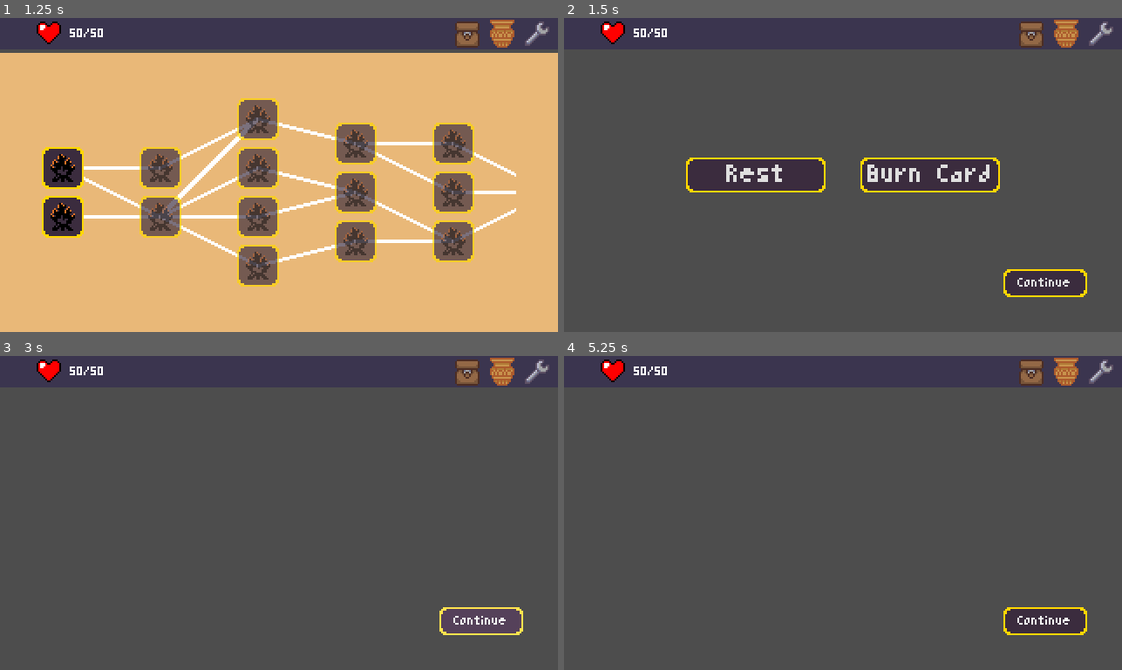
Above: before the commit, frames 1-4 (two rows, left to right).
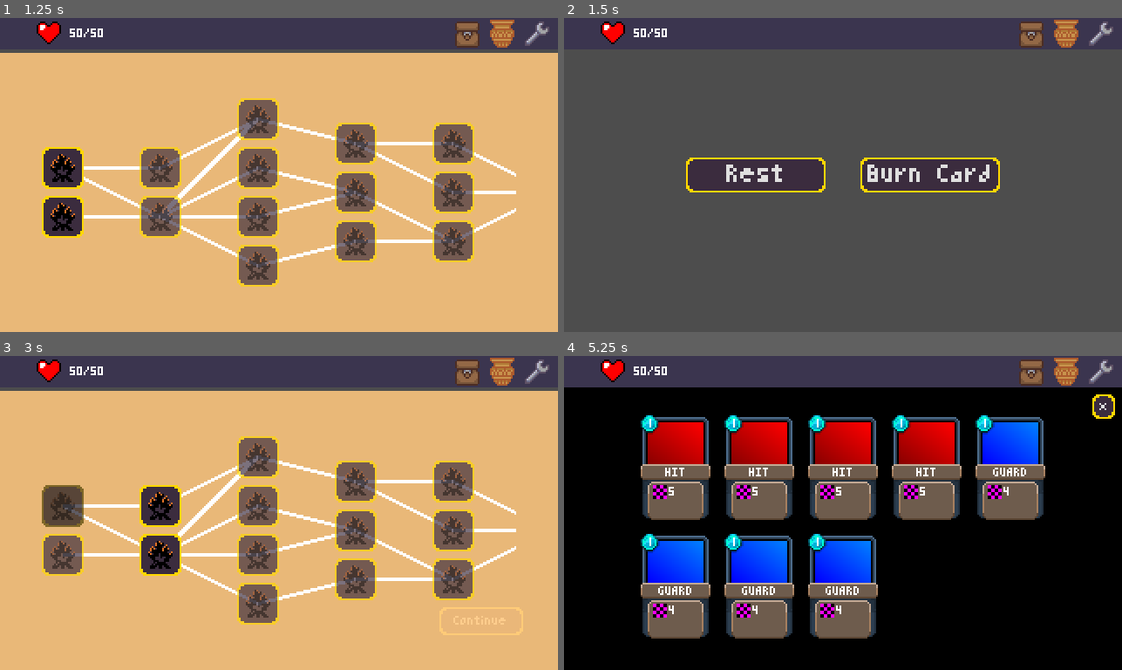
Above: after the commit, the same moments.

Repository: Morph1s/Psychopompos
Game: Godot game, scene res://scenes/main.tscn
Two runs of this game, one before a commit and one after it. Both use one fixed random seed, a clock stepped at 60 frames per second and the inputs below.
Inputs (mouse positions are in pixels of both pictures, inside the frame that each line leads up to):
- Up to frame 1 (1.25 s): click "START RUN" at 0.5 s
- Up to frame 2 (1.5 s): click (625, 168) at 1.27 s
- Up to frame 3 (3 s): click "Rest" at 2 s; click "Continue" at 2.75 s
- Up to frame 4 (5.25 s): click "Continue" at 3.5 s; click (725, 506) at 4.27 s; click (932, 513) at 5 s, where only the run after the commit has a clickable "Burn Card"

Frame 1 is identical in both runs. In frame 2, 1.3% of the frame differs, in the area x 78-94%, y 80-89%; in frame 3, 88%; in frame 4, 90%, in the area x 0-100%, y 10-100%.

Commit message:
feat: healing and card removal
implemented functions to remove a card or heal for 30% of your max hp at a campfire

closes #162

Diff:
--- a/scenes/encounters/campfire.tscn
+++ b/scenes/encounters/campfire.tscn
@@ -1,24 +1,14 @@
-[gd_scene load_steps=6 format=3 uid="uid://c8h54lt7wdl6v"]
+[gd_scene load_steps=3 format=3 uid="uid://c8h54lt7wdl6v"]
 
 [ext_resource type="Script" uid="uid://bmpbtmwdke0ot" path="res://scripts/encounters/campfire.gd" id="1_dr3fi"]
 [ext_resource type="Theme" uid="uid://gu54ssij03su" path="res://resources/theme/main_theme.tres" id="1_j6ic1"]
-[ext_resource type="PackedScene" uid="uid://dotipftxbq4ps" path="res://scenes/ui/deck_view.tscn" id="3_qin1o"]
-
-[sub_resource type="Gradient" id="Gradient_md4li"]
-
-[sub_resource type="GradientTexture1D" id="GradientTexture1D_w2xb7"]
-gradient = SubResource("Gradient_md4li")
 
 [node name="Campfire" type="Node2D"]
 script = ExtResource("1_dr3fi")
 
 [node name="TextureRect" type="TextureRect" parent="."]
-anchors_preset = 15
-anchor_right = 1.0
-anchor_bottom = 1.0
-grow_horizontal = 2
-grow_vertical = 2
-texture = SubResource("GradientTexture1D_w2xb7")
+offset_right = 320.0
+offset_bottom = 180.0
 
 [node name="ButtonHBoxContainer" type="HBoxContainer" parent="."]
 custom_minimum_size = Vector2(0, 40)
@@ -38,15 +28,13 @@
 theme_override_constants/separation = 20
 
 [node name="ContinueButton" type="Button" parent="."]
+visible = false
 offset_left = 252.0
 offset_top = 144.0
 offset_right = 300.0
 offset_bottom = 160.0
 theme = ExtResource("1_j6ic1")
 text = "Continue"
-
-[node name="DeckView" parent="." instance=ExtResource("3_qin1o")]
-visible = false
 
 [node name="HealButton" type="Button" parent="."]
 custom_minimum_size = Vector2(80, 0)
--- a/scripts/encounters/campfire.gd
+++ b/scripts/encounters/campfire.gd
@@ -1,26 +1,31 @@
 class_name Campfire
 extends Node2D
 
-@onready var heal: Button = $HealButton
+@onready var heal_button: Button = $HealButton
 @onready var remove_card: Button = $RemoveCardButton
 @onready var continue_button: Button = $ContinueButton
-@onready var deck_view = $DeckView
-
 
 func _on_continue_button_pressed() -> void:
-	pass # Replace with function body.
+	EventBusHandler.campfire_finished.emit()
 
 func _on_heal_button_pressed() -> void:
-	_finish_campfire()
+	heal()
 
 func _on_remove_card_button_pressed() -> void:
 	open_remove_card_view()
 
 func open_remove_card_view():
-	deck_view.show()
-	deck_view.load_cards(DeckHandler.current_deck)
+	EventBusHandler.show_deck_view.emit(DeckHandler.current_deck, Callable(self, "remove_card_from_deck"))
+
+func remove_card_from_deck(card: CardType):
+	DeckHandler.remove_card_from_deck(card)
+	_finish_campfire()
+
+func heal():
+	RunData.player_stats.current_hitpoints += RunData.player_stats.maximum_hitpoints * 0.3
+	_finish_campfire()
 
 func _finish_campfire():
-	heal.hide()
+	heal_button.hide()
 	remove_card.hide()
 	continue_button.show()
--- a/scripts/global/event_bus_handler.gd
+++ b/scripts/global/event_bus_handler.gd
@@ -5,13 +5,14 @@
 
 signal battle_started
 signal battle_ended
+signal campfire_finished
 signal end_turn_button_pressed
 signal player_played_attack
 signal set_player_control(value: bool)
 signal open_settings
 signal show_tooltips(data: Array[TooltipData])
 signal hide_tooltips
-signal show_deck_view(deck: Array[CardType])
+signal show_deck_view(deck: Array[CardType], on_card_selected_action: Callable)
 signal show_map
 signal back_to_battle
 
--- a/scripts/ui/deck_view.gd
+++ b/scripts/ui/deck_view.gd
@@ -1,3 +1,4 @@
+class_name DeckView
 extends Control
 
 signal close_deck_view
@@ -7,9 +8,13 @@
 @onready var card_container = $ScrollContainerMargin/CardScrollContainer/CardContainer
 @onready var tooltip = $UIMargin/Tooltip
 
-func load_cards(card_pile: Array[CardType]) -> void:
+var card_selected_action: Callable
+
+func load_cards(card_pile: Array[CardType], on_card_selected_action: Callable) -> void:
 	if not is_node_ready():
 		await ready
+
+	card_selected_action = on_card_selected_action
 
 	for card in card_container.get_children():
 		card.queue_free()
@@ -19,6 +24,7 @@
 		card_visualization.initialize(card)
 		card_visualization.show_tooltip.connect(_on_card_show_toopltip)
 		card_visualization.hide_tooltip.connect(_on_card_hide_toopltip)
+		card_visualization.card_selected.connect(_on_card_selected)
 		card_container.add_child(card_visualization)
 
 func _on_exit_pressed() -> void:
@@ -30,3 +36,7 @@
 
 func _on_card_hide_toopltip() -> void:
 	tooltip.hide()
+
+func _on_card_selected(card: CardType) -> void:
+	card_selected_action.call(card)
+	close_deck_view.emit()
--- a/scripts/ui/game_over_screen.gd
+++ b/scripts/ui/game_over_screen.gd
@@ -3,7 +3,5 @@
 
 signal back_to_main_menu_pressed
 
-
-
 func _on_button_pressed() -> void:
 	back_to_main_menu_pressed.emit()
--- a/scripts/ui/ui_layer.gd
+++ b/scripts/ui/ui_layer.gd
@@ -2,7 +2,7 @@
 
 @onready var map: Map = $Map
 @onready var run_ui = $RunUI
-@onready var deck_view = $DeckView
+@onready var deck_view: DeckView = $DeckView
 
 var battle_ui_reference: BattleUI
 
@@ -14,6 +14,7 @@
 	EventBusHandler.battle_started.connect(_on_event_bus_battle_started)
 	EventBusHandler.battle_ended.connect(_on_event_bus_battle_ended)
 	EventBusHandler.show_deck_view.connect(_on_eventbus_open_deck_view)
+	EventBusHandler.campfire_finished.connect(_on_campfire_continue_button_pressed)
 
 func load_battle_rewards():
 	var battle_rewards: BattleRewards = BATTLE_REWARDS.instantiate()
@@ -60,14 +61,14 @@
 	map.can_close = false
 	map.show()
 
-func _on_eventbus_open_deck_view(deck: Array[CardType]) -> void:
+func _on_eventbus_open_deck_view(deck: Array[CardType], on_card_selected_action: Callable) -> void:
 	if map.visible or deck_view.visible:
 		map.close_map()
 		_close_deck_view()
 		return
 
 	deck_view.show()
-	deck_view.load_cards(deck)
+	deck_view.load_cards(deck, on_card_selected_action)
 
 	if battle_ui_reference:
 		battle_ui_reference.hide()
@@ -77,3 +78,10 @@
 	EventBusHandler.back_to_battle.emit()
 	if battle_ui_reference:
 		battle_ui_reference.show()
+
+func _on_campfire_continue_button_pressed():
+	map.current_encounter.completed = true
+	map.unlock_next_encounters()
+	map.current_layer += 1
+	map.can_close = false
+	map.show()
Not shown, removed: scripts/ui/placeholder.txt
